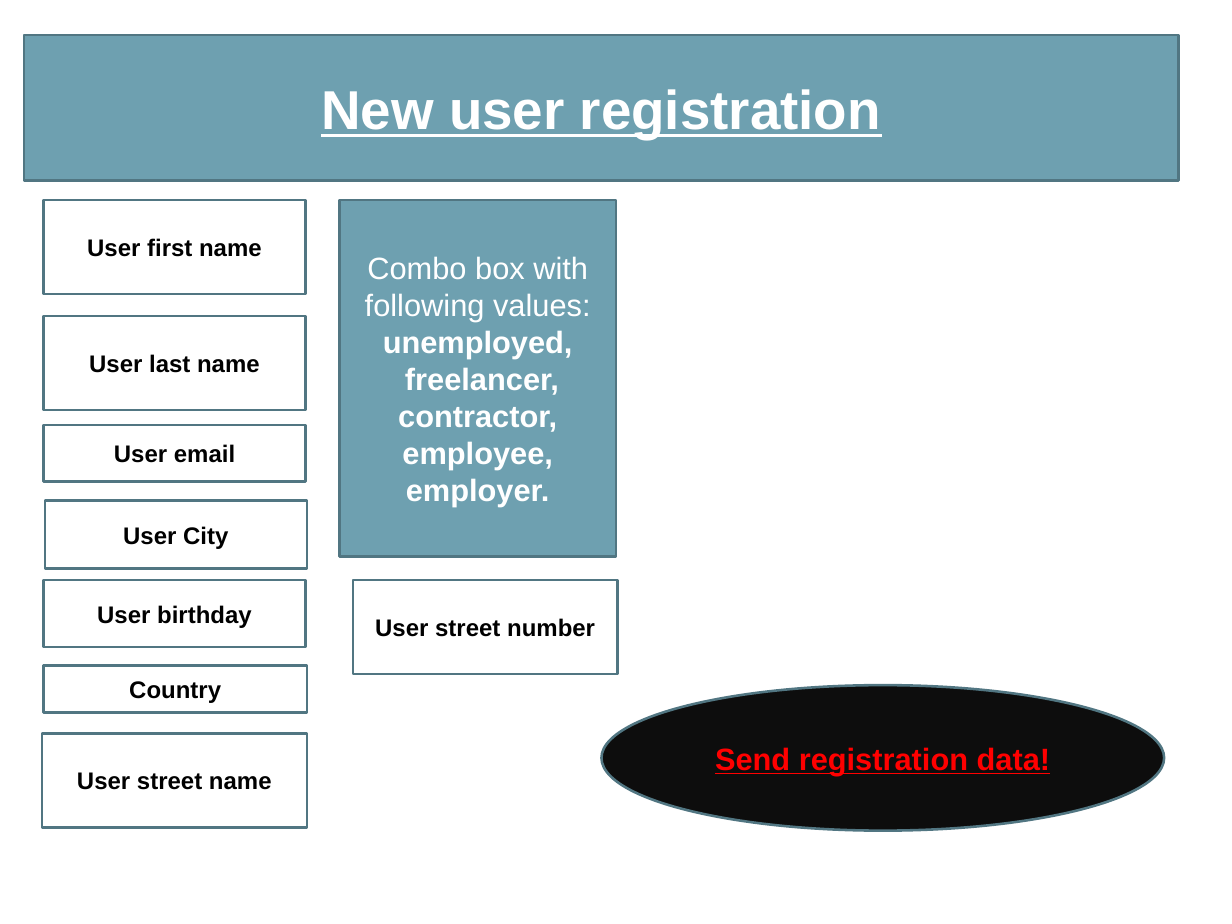
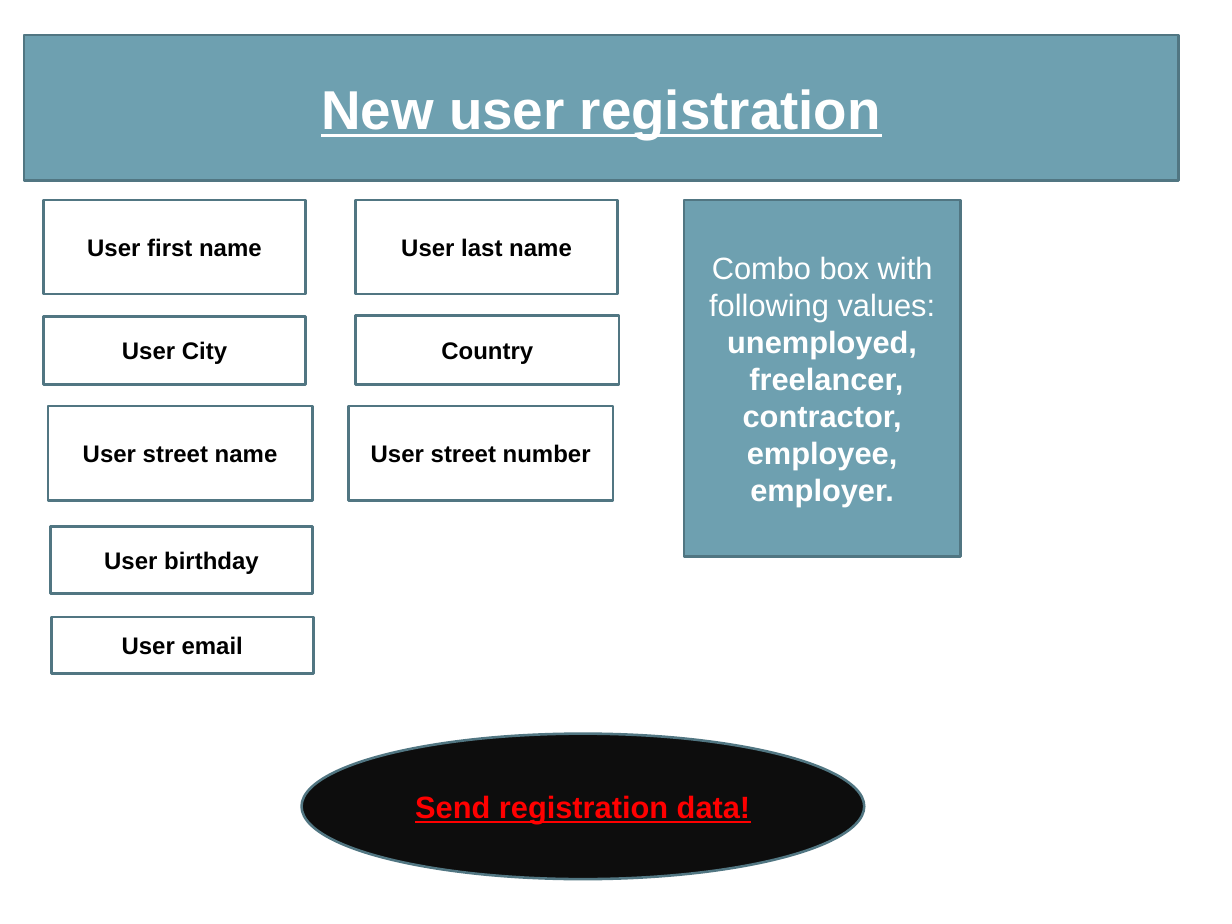
Before and after one commit to orlovskyjavaprofi/jobmanager2020AngularVersion, a slide deck: slide 9 of PraesentationsConceptual/ProjectPraesentation.pptx. Drawn at 1232x924 pixels with LibreOffice and Linux fonts; fonts in the diff are those of the drawing. Boxes give left, top, right and bottom in pixels: in the first picture for what was removed or moved away, otherwise in the second. Text is boxed around its words. In the diff, an @@ line names an element or a change of style, - is before the commit and + after.

```diff
--- a/PraesentationsConceptual/ProjectPraesentation.pptx
+++ b/PraesentationsConceptual/ProjectPraesentation.pptx
@@ rectangle "User last name": place and size @@
-rectangle "User last name" at (43,317,306,410)
+rectangle "User last name" at (356,200,618,293)
@@ rectangle "Combo box with following values:": place and size @@
-rectangle "Combo box with following values:" at (340,200,616,556)
+rectangle "Combo box with following values:" at (684,200,960,556)
@@ rectangle "User City": place and size @@
-rectangle "User City" at (44,500,307,568)
+rectangle "User City" at (43,317,306,384)
@@ rectangle "Country": place and size @@
-rectangle "Country" at (43,665,307,712)
+rectangle "Country" at (356,315,620,384)
@@ rectangle "User street name": place and size @@
-rectangle "User street name" at (42,733,307,827)
+rectangle "User street name" at (48,407,313,500)
@@ rectangle "User street number": place and size @@
-rectangle "User street number" at (352,580,617,674)
+rectangle "User street number" at (349,407,614,500)
@@ rectangle "User birthday": place and size @@
-rectangle "User birthday" at (43,580,306,647)
+rectangle "User birthday" at (51,526,313,593)
@@ rectangle "User email": place and size @@
-rectangle "User email" at (43,425,306,482)
+rectangle "User email" at (52,617,314,674)
@@ ellipse "Send registration data!": place and size @@
-ellipse "Send registration data!" at (601,685,1164,830)
+ellipse "Send registration data!" at (302,733,865,878)
```
Also in this commit, not shown: 5 other files.
